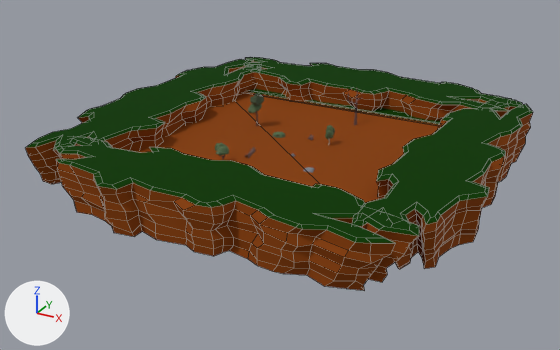
An edit to the Blender file Program/resources/LevelData/LevelData.blend, drawn before and after from the same camera.
Rendered twice from a 50 mm lens placed at (123.1, -237.5, 104.6), pointed at (-3.1, -7.9, -10.2). Lighting does not change. The marker at lower left points along +X, +Y and +Z. Mesh edges are drawn as thin lines on the coarser meshes.

Names of what the first picture shows: 'Cliff_1_Cube.001', 'Cliff_1_Cube.002', 'Cliff_1_Cube.003', 'Cliff_1_Cube.004', 'Terrain_Part_Plane_18_Plane.041'.
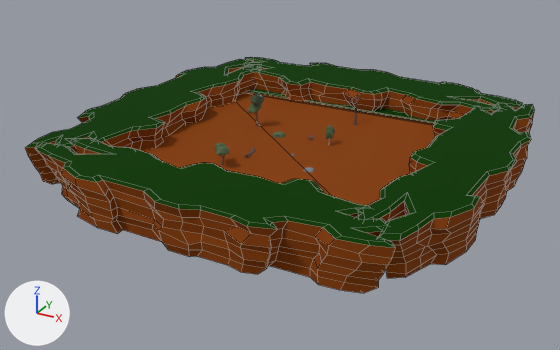
Where the change shows, as pixel boxes [x1, y1, x2, y2] in the pictures (560 x 350 px):
'Cliff_1_Cube.003', turned: before [56, 136, 419, 291]; after [35, 139, 396, 293]
'Cliff_1_Cube.004', turned: before [352, 98, 533, 269]; after [358, 103, 535, 278]

The edits, one by one:
Object 'Cliff_1_Cube.003' (ob_cliff_1_cube_003) turns from (0, 0, 0) to (0, 0, 180) degrees about x, y and z.
Object 'Cliff_1_Cube.004' (ob_cliff_1_cube_004) turns from (0, 0, 90) to (0, 0, -90) degrees about x, y and z.
